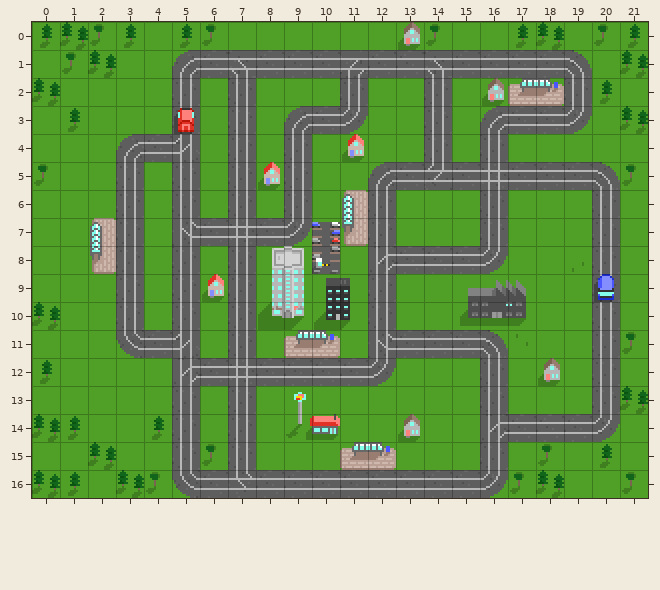
Two states of a Tiled map, src/tiled/map3.tmx. The picture above was drawn from the file before the commit.
Cells are 28x28 px. Shown: x 0..21, y 0..16.
The result:
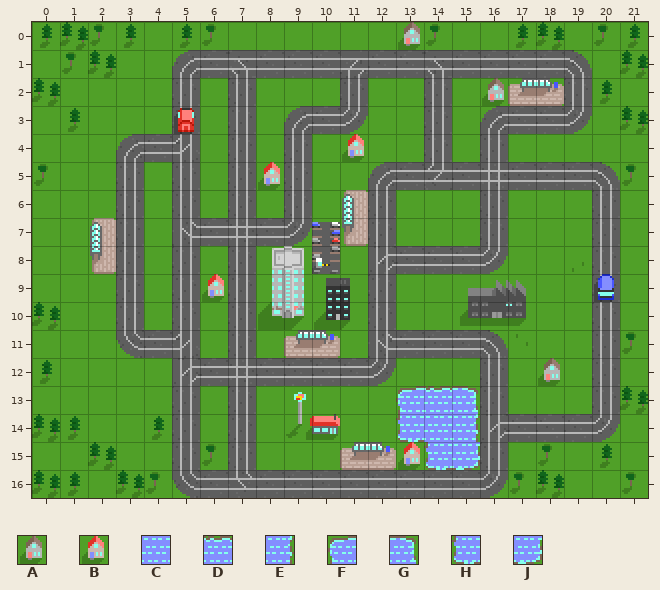
Key: from "Tracks": A 28, B 29, C 81, D 85, E 86, F 88, G 89, H 94, J 95.
_ is an empty cell, . an unchanged one.
What changed:
--- layer "Props"
@@ x 13..15 @@
-13 ___
-14 A__
-15 ___
+13 FDG
+14 HCE
+15 BHJ
Changed places in both pictures, as pixel boxes (x1, y1, x2, y2):
changed: (396, 386, 480, 470)
